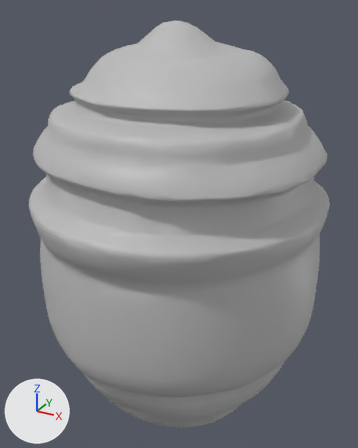
A saved change to the FBX model unity/Assets/Props/Ruche/Ruche.fbx.
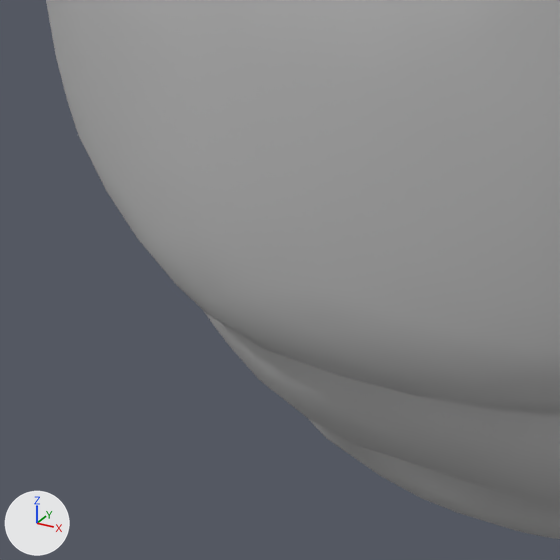
Each version appears first whole from a 50 mm lens placed at (0.0157, -0.0287, 0.0014), pointed at (-0.0002, 0.0003, -0.0131), and next in a close-up on the part from 10% to 47% of the width and 67% to 96% of the height. Lighting does not change. The marker at lower left points along +X, +Y and +Z. Where no turn or scale is listed for an object, it has been applied to the vertices.

The first close-up shows 'Ruche'.
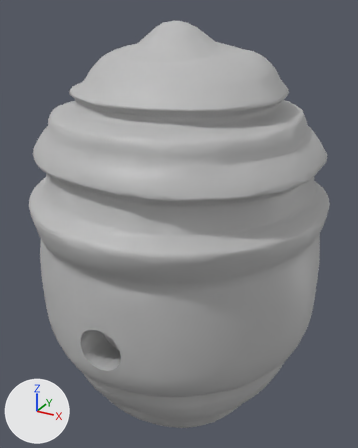
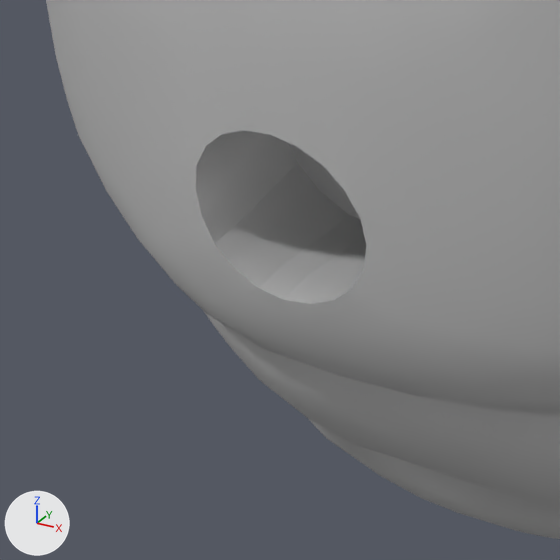
The newer file is also rescaled (x108.3), turned or shifted as a whole; pictures and numbers use the older file's frame.

What differs and where, as boxes [x1, y1, x2, y2] in the close-ups (560 x 560 px):
part 1 of me_mesh, built on
    both: [159, 42, 414, 335]

The change in detail:
me_mesh is used by ob_ruche; location (0.0, 0.0, 0.0).
me_mesh had 2499 vertices, 4994 faces and spanned x -0.01..0.01, y -0.0104..0.01, z -0.0294..0.0006.
me_mesh now has 2608 vertices, 5211 faces and spans x -0.01..0.01, y -0.0104..0.01, z -0.0294..0.0006.
Part 1, on me_mesh:
4 vertices are removed from x -0.001..0.0009, y -0.01..-0.0098, z -0.0183..-0.0171.
20 faces are deleted.
1 vertex moves from x -0.0002, y -0.0099, z -0.0186 to x 0.0, y -0.0099, z -0.0188.
76 vertices are added at x -0.0018..0.0018, y -0.0099..-0.0074, z -0.0192..-0.0156.
37 new vertices lie (0.0, 0.0006, 0.0) away from vertices in x -0.0014..0.0014, y -0.0099..-0.0098, z -0.0188..-0.016.
238 new faces join them.
